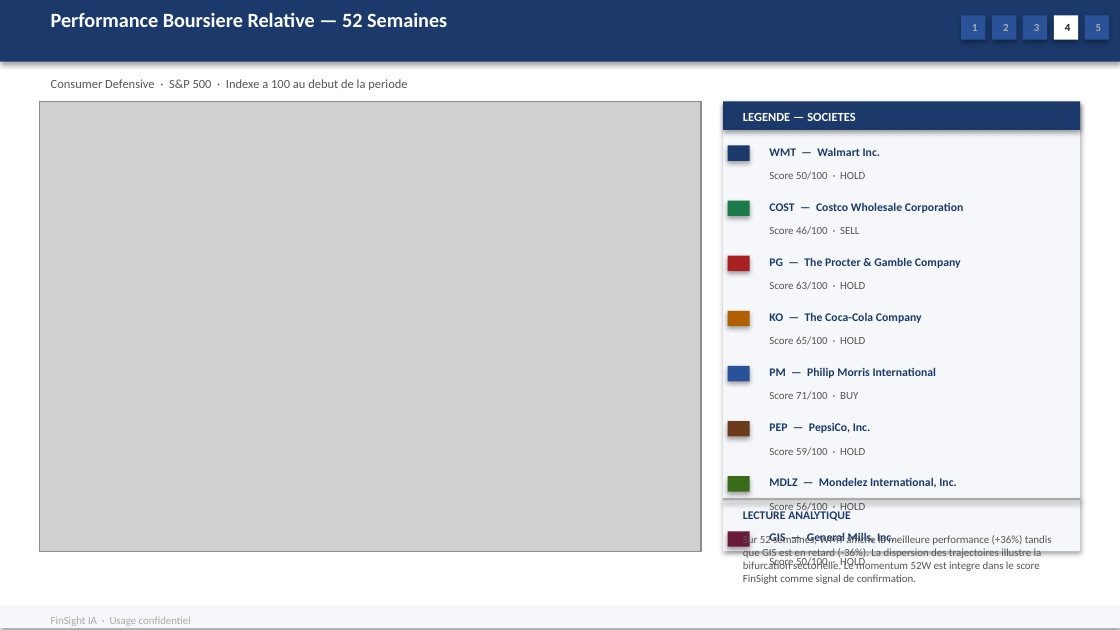
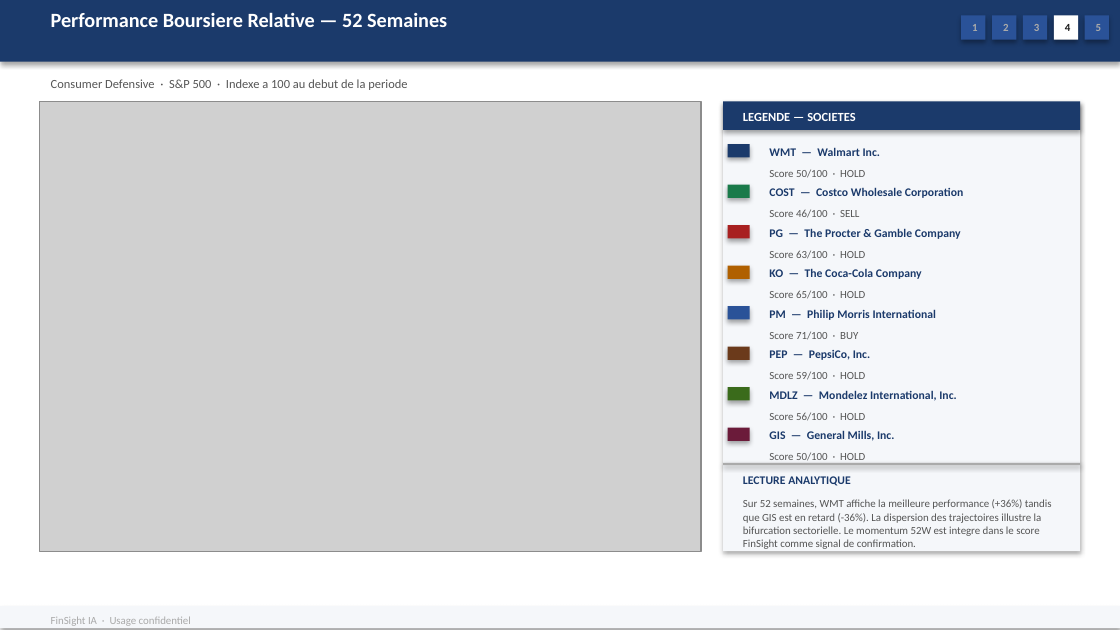
Before and after one commit to baptistejeh07-art/finsight-ia, a slide deck: slide 20 of preview/secteur_Consumer_Defensive_S&P_500/secteur_Consumer_Defensive_S&P_500.pptx. Drawn at 1120x630 pixels with LibreOffice and Linux fonts; fonts in the diff are those of the drawing; grey boxes stand for pictures. Boxes give left, top, right and bottom in pixels: in the first picture for what was removed or moved away, otherwise in the second. Text is boxed around its words. In the diff, an @@ line names an element or a change of style, - is before the commit and + after.

```diff
--- a/preview/secteur_Consumer_Defensive_S&P_500/secteur_Consumer_Defensive_S&P_500.pptx
+++ b/preview/secteur_Consumer_Defensive_S&P_500/secteur_Consumer_Defensive_S&P_500.pptx
@@ text "COST — Costco Wholesale Corporation": place and size @@
-text "COST — Costco Wholesale Corporation" at [769,202,963,213]
+text "COST — Costco Wholesale Corporation" at [769,187,963,198]
@@ rectangle: place and size @@
-rectangle at [728,200,750,216]
+rectangle at [728,185,750,198]
@@ text "Score 46/100 · SELL": place and size @@
-text "Score 46/100 · SELL" at [769,226,859,235]
+text "Score 46/100 · SELL" at [769,209,859,218]
@@ rectangle: place and size @@
-rectangle at [728,255,750,271]
+rectangle at [728,225,750,239]
@@ text "PG — The Procter & ...": place and size @@
-text "PG — The Procter & ..." at [769,257,961,268]
+text "PG — The Procter & ..." at [769,228,961,239]
@@ rectangle: place and size @@
-rectangle at [728,311,750,327]
+rectangle at [728,265,750,279]
@@ text "Score 63/100 · HOLD": place and size @@
-text "Score 63/100 · HOLD" at [769,281,865,290]
+text "Score 63/100 · HOLD" at [769,250,865,259]
@@ text "KO — The Coca-Cola Company": place and size @@
-text "KO — The Coca-Cola Company" at [769,312,922,323]
+text "KO — The Coca-Cola Company" at [769,268,922,279]
@@ text "Score 65/100 · HOLD": place and size @@
-text "Score 65/100 · HOLD" at [769,336,865,345]
+text "Score 65/100 · HOLD" at [769,290,865,299]
@@ rectangle: place and size @@
-rectangle at [728,366,750,382]
+rectangle at [728,306,750,319]
@@ text "PM — Philip Morris International": place and size @@
-text "PM — Philip Morris International" at [769,367,937,378]
+text "PM — Philip Morris International" at [769,309,937,320]
@@ text "Score 71/100 · BUY": place and size @@
-text "Score 71/100 · BUY" at [769,391,858,400]
+text "Score 71/100 · BUY" at [769,331,858,340]
@@ rectangle: place and size @@
-rectangle at [728,421,750,437]
+rectangle at [728,347,750,361]
@@ text "PEP — PepsiCo, Inc.": place and size @@
-text "PEP — PepsiCo, Inc." at [769,423,870,433]
+text "PEP — PepsiCo, Inc." at [769,350,870,360]
@@ rectangle: place and size @@
-rectangle at [728,476,750,492]
+rectangle at [728,388,750,401]
@@ text "Score 59/100 · HOLD": place and size @@
-text "Score 59/100 · HOLD" at [769,447,865,456]
+text "Score 59/100 · HOLD" at [769,371,865,380]
@@ text "MDLZ — Mondelez International, Inc.": place and size @@
-text "MDLZ — Mondelez International, Inc." at [769,477,956,488]
+text "MDLZ — Mondelez International, Inc." at [769,390,956,401]
@@ text "Score 56/100 · HOLD": place and size @@
-text "Score 56/100 · HOLD" at [769,502,865,513]
+text "Score 56/100 · HOLD" at [769,412,865,421]
@@ rectangle: place and size @@
-rectangle at [728,531,750,547]
+rectangle at [728,428,750,441]
@@ text "GIS — General Mills, Inc." rewrapped from [807,532,894,545] to [769,430,894,441] @@
@@ text "Score 50/100 · HOLD": place and size @@
-text "Score 50/100 · HOLD" at [769,556,865,568]
+text "Score 50/100 · HOLD" at [769,452,865,461]
@@ rectangle: place and size @@
-rectangle at [724,498,1081,501]
+rectangle at [724,463,1081,465]
@@ text "LECTURE ANALYTIQUE": place and size @@
-text "LECTURE ANALYTIQUE" at [743,510,850,521]
+text "LECTURE ANALYTIQUE" at [743,476,850,486]
@@ text "Sur 52 semaines, WMT affiche ...": place and size @@
-text "Sur 52 semaines, WMT affiche ..." at [743,534,1052,584]
+text "Sur 52 semaines, WMT affiche ..." at [743,499,1052,549]
```
Also in this commit, not shown: 3 other slides changed, 1 other file.
